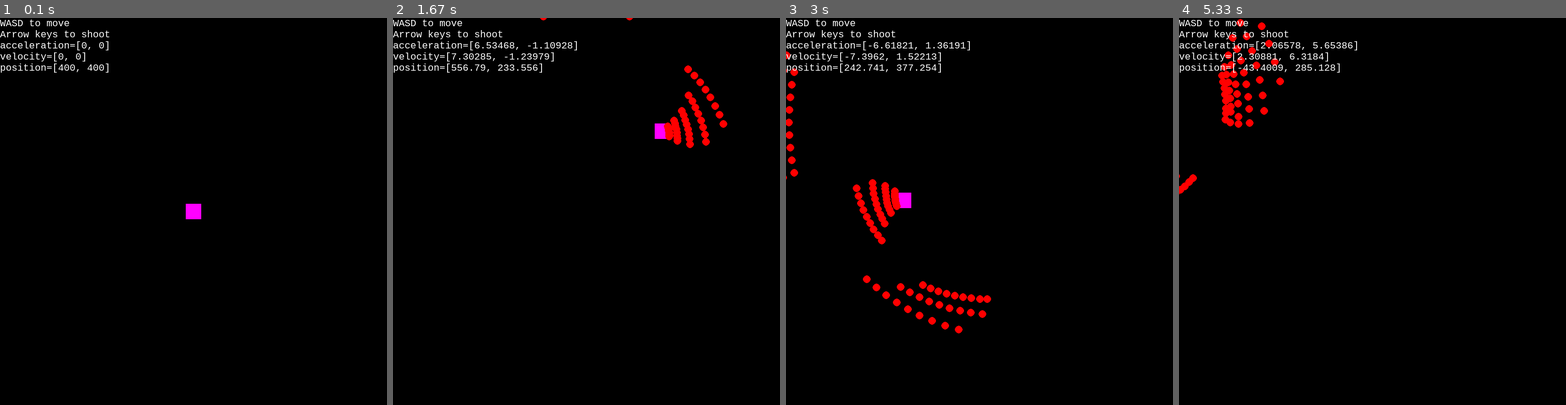
Above: before the commit, frames 1-4 (left to right).
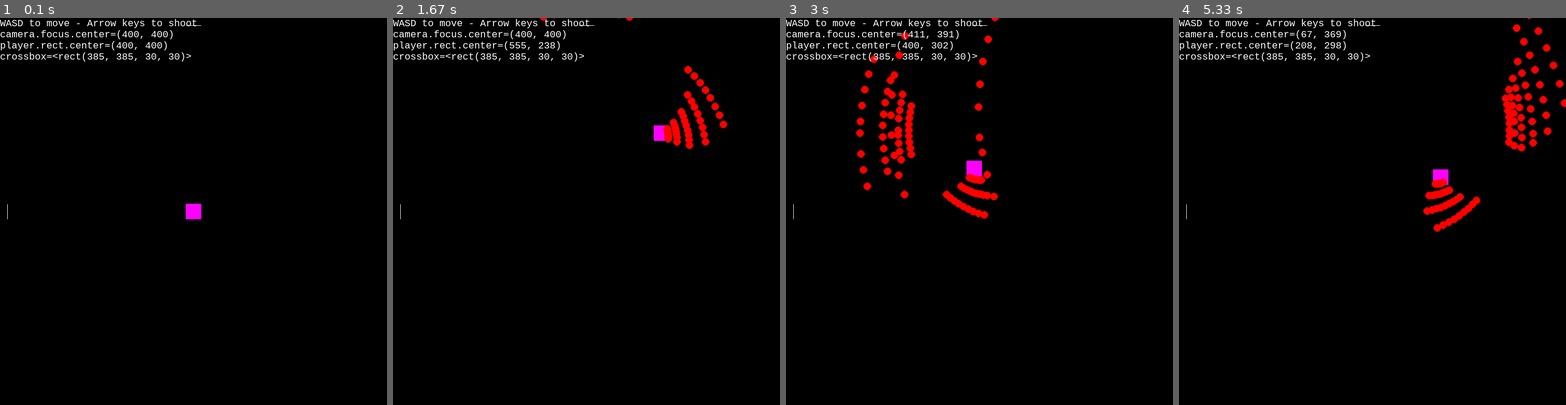
Above: after the commit, the same moments.

Repository: hitbox/scratch
Game: pygame game, started from pygame/throwshot.py
The game is run twice, just before and just after one commit, with the same random seed, the same clock (stepped at 60 frames per second) and the same inputs.
Inputs:
- Up to frame 1 (0.1 s): no input
- Up to frame 2 (1.67 s): hold Right 0.33-0.8 s; hold Up 0.83-1.13 s; hold W 0.83-1.13 s; hold Right 1.17-1.63 s; hold D 1.17-1.63 s
- Up to frame 3 (3 s): hold Left 1.67-2.2 s; hold A 1.67-2.2 s; hold Down 2.23-2.53 s; hold S 2.23-2.53 s; hold P 2.57-2.97 s; hold Left 2.57-2.97 s; hold A 2.57-2.97 s
- Up to frame 4 (5.33 s): hold P 3-3.4 s; hold A 3-3.4 s; hold Left 3.43-3.83 s; hold A 3.43-3.83 s; hold Up 3.87-4.23 s; hold W 3.87-4.23 s; hold Right 4.27-4.9 s; hold D 4.27-4.9 s; hold Down 4.93-5.3 s; hold S 4.93-5.3 s

The runs differ from the first frame. In frame 1, 1.3% of the frame differs, in the area x 0-52%, y 0-52%; in frame 2, 1.7%; in frame 3, 5.5%, in the area x 0-55%, y 0-82%; in frame 4, 4.7%.

Commit message:
pygame/throwshot.py
- trying to get a camera implemented

Diff:
--- a/pygame/throwshot.py
+++ b/pygame/throwshot.py
@@ -1,8 +1,10 @@
+import argparse
 import contextlib
 import itertools as it
 import math
 import operator as op
 import os
+import unittest
 
 with contextlib.redirect_stdout(open(os.devnull, 'w')):
     import pygame
@@ -44,6 +46,41 @@
     pygame.K_DOWN,
     pygame.K_LEFT,
 )
+
+class TestInfiniteMix(unittest.TestCase):
+
+    def setUp(self):
+        self.mixinf = Mixinf(-1, +1, -2, +2)
+
+    def test_infinite_mix(self):
+        self.assertEqual(self.mixinf(+0), -1)
+        self.assertEqual(self.mixinf(+1), +1)
+        self.assertEqual(self.mixinf(-1.5), -2)
+        self.assertEqual(self.mixinf(+1.5), +2)
+
+
+class Camera:
+
+    def __init__(self, viewport, focus):
+        self.viewport = viewport
+        self.focus = focus
+        self.position = pygame.Vector2(self.focus.center)
+        self.acceleration = pygame.Vector2()
+        self.velocity = pygame.Vector2()
+        self.acceleration_friction = 0
+        self.velocity_friction = 0
+
+    def rect_delta(self):
+        return -pygame.Vector2(self.viewport.topleft)
+
+    def update(self):
+        zero_vector(self.acceleration, STOP)
+        zero_vector(self.velocity, STOP)
+        self.velocity += self.acceleration
+        self.position += self.velocity
+        self.focus.center = self.position
+        self.viewport.center = self.position
+
 
 class Entity(pygame.sprite.Sprite):
 
@@ -101,6 +138,32 @@
             bullet.velocity += impart_velocity
 
 
+class Mixinf:
+
+    def __init__(self, a, b, below, above):
+        self.a = a
+        self.b = b
+        self.below = below
+        self.above = above
+
+    def __call__(self, time):
+        if 0 <= time <= 1:
+            return self.a * (1 - time) + self.b * time
+        elif time < 0:
+            return self.below
+        elif time > 1:
+            return self.above
+
+
+def crosslines(rect):
+    x, y, w, h = rect
+    r = x + w
+    b = y + h
+    hw = w // 2
+    hh = h // 2
+    yield ((x, hh), (r, hh))
+    yield ((hw, y), (hw, b))
+
 def keyed_vector(keys, magnitude):
     up, right, down, left = map(bool, keys)
     return (-magnitude * left + magnitude * right, -magnitude * up + magnitude * down)
@@ -125,19 +188,23 @@
     if abs(vector.y) < threshold:
         vector.y = zero(vector.y, threshold)
 
+def update_friction(vector, friction):
+    vector.move_towards_ip((0,0), vector.magnitude() * friction)
+
 def integrate(obj, origin, stop_threshold):
+    # brake acceleration
     obj.acceleration.move_towards_ip(
         origin,
         obj.acceleration.magnitude() * obj.acceleration_friction
     )
-    zero_vector(obj.velocity, stop_threshold)
+    if obj.velocity.magnitude():
+        obj.velocity.clamp_magnitude_ip(PLAYER_MAX_ACCELERATION)
     obj.velocity.move_towards_ip(
         origin,
         obj.velocity.magnitude() * obj.velocity_friction
     )
+    zero_vector(obj.velocity, stop_threshold)
     obj.velocity += obj.acceleration
-    if obj.velocity.magnitude():
-        obj.velocity.clamp_magnitude_ip(PLAYER_MAX_ACCELERATION)
     obj.position += obj.velocity
 
 def cossin(angle):
@@ -151,68 +218,141 @@
 def update_scale_angle(vector, angle, magnitude):
     vector.update(*(scale_by_angle(angle, magnitude)))
 
-get_movekeys = op.itemgetter(*MOVEKEYS)
-get_firekeys = op.itemgetter(*FIREKEYS)
-
-pygame.font.init()
-font = pygame.font.SysFont('monospace', 20)
-clock = pygame.time.Clock()
-screen = pygame.display.set_mode((800,)*2)
-window = screen.get_rect()
-
-entities = pygame.sprite.Group()
-
-bullet_image = pygame.Surface((16,)*2, pygame.SRCALPHA)
-pygame.draw.circle(bullet_image, 'red', (8,)*2, 8)
-
-player_image = pygame.Surface((32,)*2)
-player_image.fill('magenta')
-
-player = Entity(player_image, window.center, math.inf, entities)
-player.acceleration_friction = 0.05
-player.velocity_friction = 0.90
-player.autofire = Autofire(FIRE_COOLDOWN)
-player.gun = Shotgun(SHOTSPREAD_ANGLE, SHOTSPREAD_STEP, bullet_image, FIRE_VELOCITY)
-
-running = True
-while running:
-    elapsed = clock.tick(FRAMERATE)
-    for event in pygame.event.get():
-        if event.type == pygame.QUIT:
-            running = False
-        elif event.type == pygame.KEYDOWN:
-            if event.key == pygame.K_ESCAPE:
-                pygame.event.post(pygame.event.Event(pygame.QUIT))
-    keys = pygame.key.get_pressed()
-    movekeys = get_movekeys(keys)
-    player.acceleration += keyed_vector(movekeys, PLAYER_ACCELERATION)
-    zero_vector(player.acceleration, STOP)
-    player.autofire.update(elapsed)
-    if player.autofire:
-        fire_keys = get_firekeys(keys)
-        if any(fire_keys):
-            player.autofire.fire()
-            center_velocity = keyed_vector(fire_keys, FIRE_VELOCITY) + player.velocity * SHOT_THROW_FACTOR
-            # TODO
-            # - too many args
-            # - probably not responsible for group management
-            # - impart shot-throw outside, here
-            player.gun.shoot(entities, center_velocity, player.velocity, player.rect.center, BULLET_LIVE_TIME)
-    entities.update(elapsed)
-    screen.fill('black')
-    entities.draw(screen)
-    texts = [
-        'WASD to move',
-        'Arrow keys to shoot',
-    ]
-    texts.extend(f'{name}={getattr(player, name)}' for name in DEBUG_PLAYER_ATTRS)
-    images = [font.render(text, True, 'white') for text in texts]
+def blits_with_camera(sprites, camera):
+    dx, dy = camera.rect_delta()
+    for sprite in sprites:
+        yield (sprite.image, sprite.rect.move(dx, dy))
+
+def coordinates(rect):
+    x, y, w, h = rect
+    r = w + x
+    b = h + y
+    return (x, y, r, b)
+
+def blit_text_lines(surf, font, color, texts, antialias=True):
+    images = [font.render(text, antialias, color) for text in texts]
     rects = [image.get_rect() for image in images]
     for r1, r2 in it.pairwise(rects):
         r2.top = r1.bottom
-    screen.blits(zip(images, rects))
-    pygame.display.flip()
+    surf.blits(zip(images, rects))
+
+def run():
+    get_movekeys = op.itemgetter(*MOVEKEYS)
+    get_firekeys = op.itemgetter(*FIREKEYS)
+
+    pygame.font.init()
+    font = pygame.font.SysFont('monospace', 20)
+    clock = pygame.time.Clock()
+    screen = pygame.display.set_mode((800,)*2)
+    window = screen.get_rect()
+    camera = Camera(window.copy(), window.inflate((-400,)*2))
+
+    entities = pygame.sprite.Group()
+
+    bullet_image = pygame.Surface((16,)*2, pygame.SRCALPHA)
+    pygame.draw.circle(bullet_image, 'red', (8,)*2, 8)
+
+    player_image = pygame.Surface((32,)*2)
+    player_image.fill('magenta')
+
+    player = Entity(player_image, window.center, math.inf, entities)
+    player.acceleration_friction = 0.05
+    player.velocity_friction = 0.90
+    player.autofire = Autofire(FIRE_COOLDOWN)
+    player.gun = Shotgun(SHOTSPREAD_ANGLE, SHOTSPREAD_STEP, bullet_image, FIRE_VELOCITY)
+
+    paused = False
+    running = True
+    while running:
+        elapsed = clock.tick(FRAMERATE)
+        for event in pygame.event.get():
+            if event.type == pygame.QUIT:
+                running = False
+            elif event.type == pygame.KEYDOWN:
+                if event.key == pygame.K_ESCAPE:
+                    pygame.event.post(pygame.event.Event(pygame.QUIT))
+                elif event.key == pygame.K_p:
+                    paused = not paused
+        if not paused:
+            keys = pygame.key.get_pressed()
+            movekeys = get_movekeys(keys)
+            player.acceleration += keyed_vector(movekeys, PLAYER_ACCELERATION)
+            zero_vector(player.acceleration, STOP)
+            player.autofire.update(elapsed)
+            if player.autofire:
+                fire_keys = get_firekeys(keys)
+                if any(fire_keys):
+                    player.autofire.fire()
+                    center_velocity = (
+                        keyed_vector(fire_keys, FIRE_VELOCITY)
+                        + player.velocity
+                        * SHOT_THROW_FACTOR
+                    )
+                    # TODO
+                    # - too many args
+                    # - probably not responsible for group management
+                    # - impart shot-throw outside, here
+                    player.gun.shoot(
+                        entities,
+                        center_velocity,
+                        player.velocity,
+                        player.rect.center,
+                        BULLET_LIVE_TIME,
+                    )
+            entities.update(elapsed)
+            # TODO
+            # - move camera
+            if camera.focus.contains(player.rect):
+                update_friction(camera.acceleration, 0.1)
+                update_friction(camera.velocity, 0.5)
+            else:
+                x1, y1 = camera.focus.center
+                x2, y2 = player.rect.center
+                angle = math.atan2(y2 - y1, x2 - x1)
+                camera.acceleration.x = math.cos(angle)
+                camera.acceleration.y = math.sin(angle)
+            camera.update()
+        screen.fill('black')
+        screen.blits(blits_with_camera(entities, camera))
+        #entities.draw(screen)
+        crossbox = pygame.Rect(0, 0, 30, 30)
+        crossbox.center = window.center
+        blit_text_lines(
+            screen,
+            font,
+            'white',
+            texts = [
+                'WASD to move - Arrow keys to shoot',
+                #f'{paused=}',
+                f'{camera.focus.center=}',
+                #f'{coordinates(camera.focus)=}',
+                #f'{coordinates(camera.viewport)=}',
+                #f'{camera.acceleration=}',
+                #f'{camera.velocity=}',
+                #f'{camera.position=}',
+                #f'{coordinates(player.rect)=}',
+                f'{player.rect.center=}',
+                f'{crossbox=}',
+            ]
+        )
+        for start, end in crosslines(crossbox):
+            pygame.draw.line(screen, 'white', start, end)
+        #texts.extend(f'player.{name}={getattr(player, name)}' for name in DEBUG_PLAYER_ATTRS)
+        pygame.display.flip()
+
+def main(argv=None):
+    parser = argparse.ArgumentParser()
+    args = parser.parse_args(argv)
+    run()
+
+if __name__ == '__main__':
+    main()
 
 # 2024-02-22 Thu.
 # Prompted to make a little demo of "Binding of Isaac" style shot throwing.
 # https://www.reddit.com/r/pygame/comments/1awi7zu/pygame_problem_projectiles_not_firing_towards/
+# 2024-02-26 Mon.
+# Draft: posts-mortem
+# I like how few classes there are. Feels like a good optimimum of their
+# usefulness.
+# Text is still frustrating. It takes an awful lot to get print-like output.
